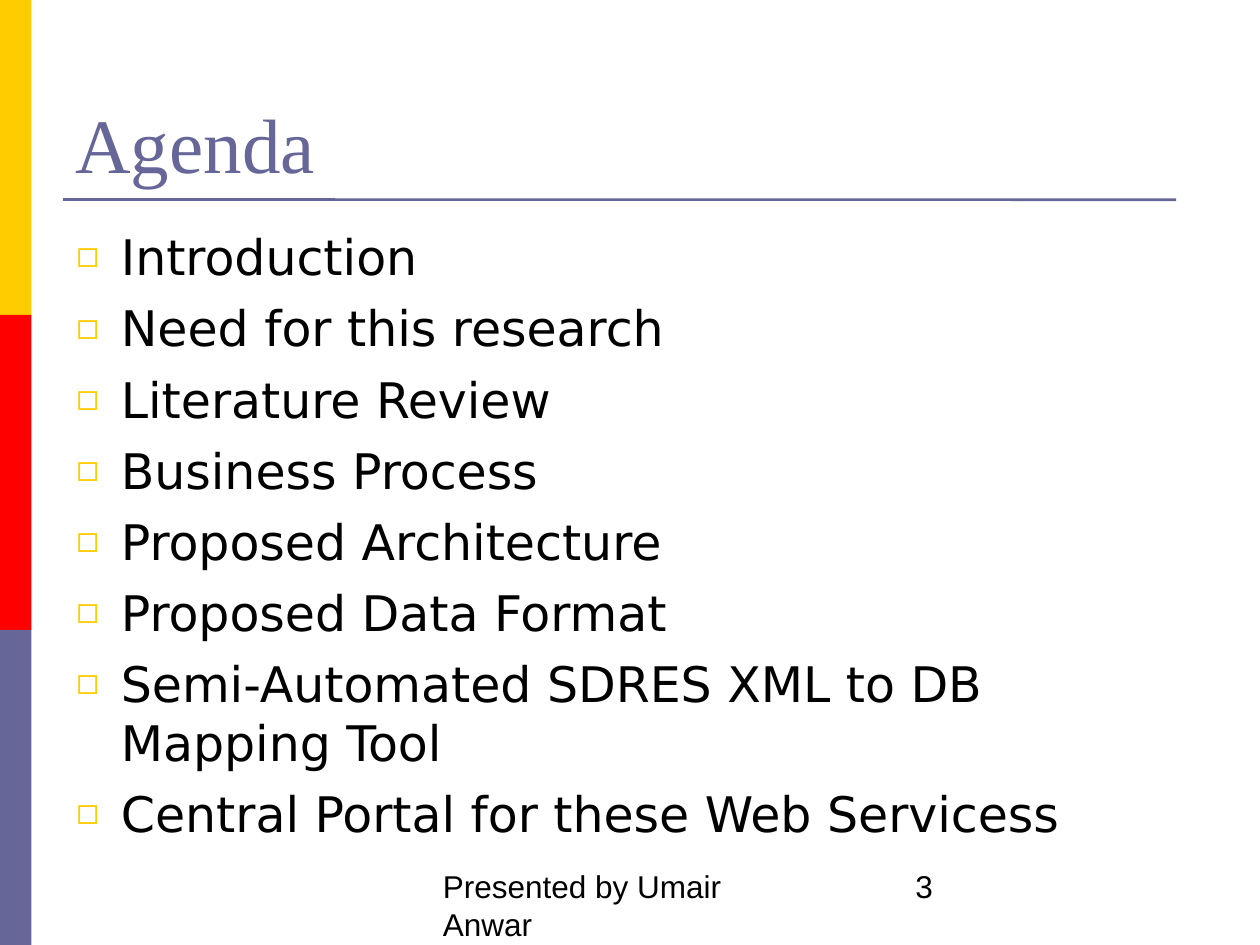
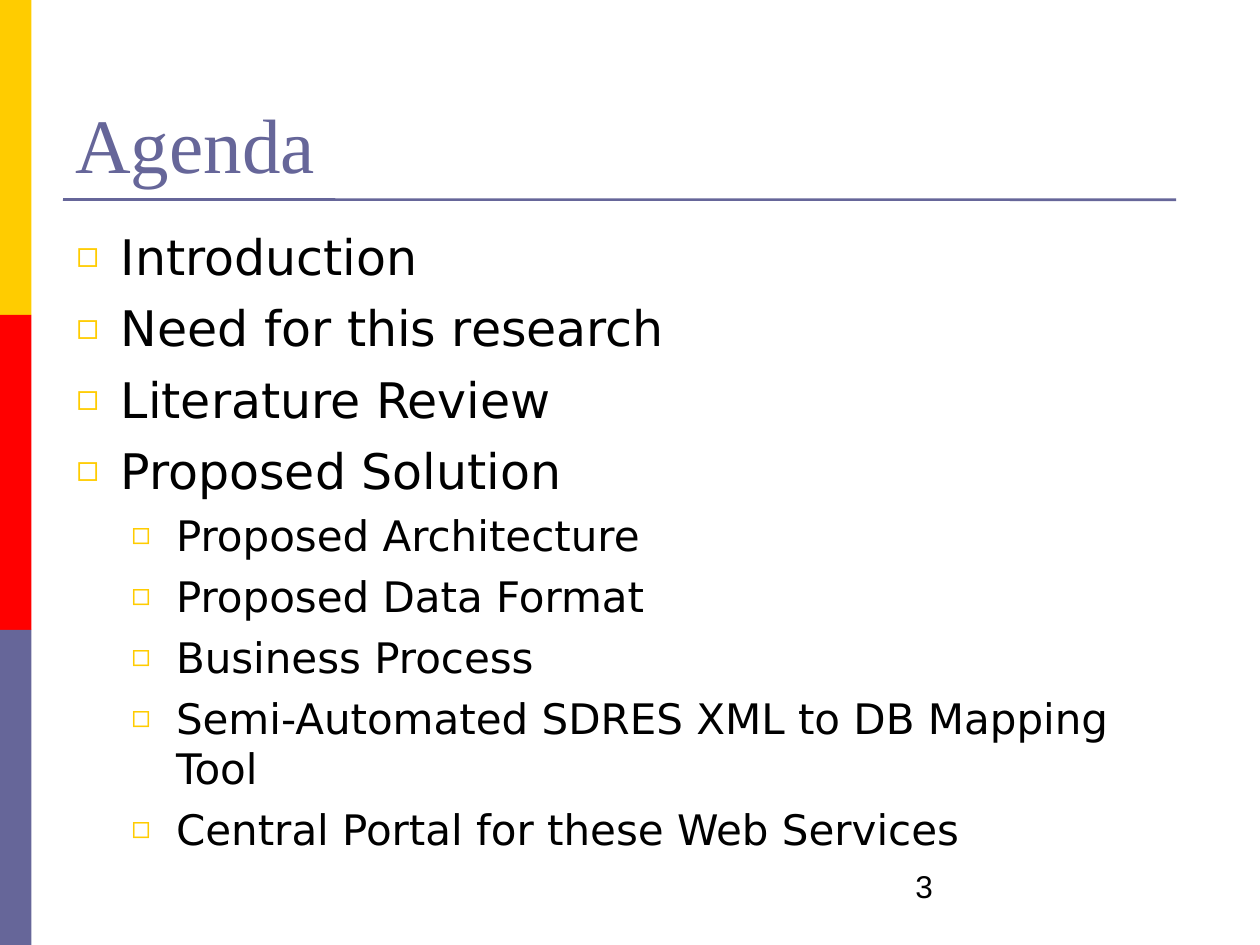
Before and after one commit to umair3/dress, a slide deck: slide 3 of presentations_and_documents/inhouse.ppt. Drawn at 1260x945 pixels with LibreOffice and Linux fonts; fonts in the diff are those of the drawing. Boxes give left, top, right and bottom in pixels: in the first picture for what was removed or moved away, otherwise in the second. Text is boxed around its words. In the diff, an @@ line names an element or a change of style, - is before the commit and + after.

```diff
--- a/presentations_and_documents/inhouse.ppt
+++ b/presentations_and_documents/inhouse.ppt
@@ text at box(121, 451, 561, 500): text changed @@
-◻ Business Process
+◻ Proposed Solution
@@ text at box(176, 519, 1108, 785): size 28 to 24 pt in "Proposed Architecture", "Proposed Data Format", "Semi-Automated SDRES XML to DB Mapping Tool"; list level 1 to 2 in "Proposed Architecture"; list level 1 to 2 in "Proposed Data Format"; list level 1 to 2 in "Semi-Automated SDRES XML to DB ..." @@
@@ text at box(176, 641, 533, 674): paragraph added @@
+  ◻ Business Process
@@ text at box(176, 813, 959, 846): text changed; size 28 to 24 pt @@
-◻ Central Portal for these Web Servicess
+  ◻ Central Portal for these Web Services
@@ text removed at box(443, 875, 721, 937) @@
-Presented by Umair Anwar (MSIT-6)
```
Also in this commit, not shown: 26 other slides changed, 7 slides added, 6 slides removed, 1 other file.
